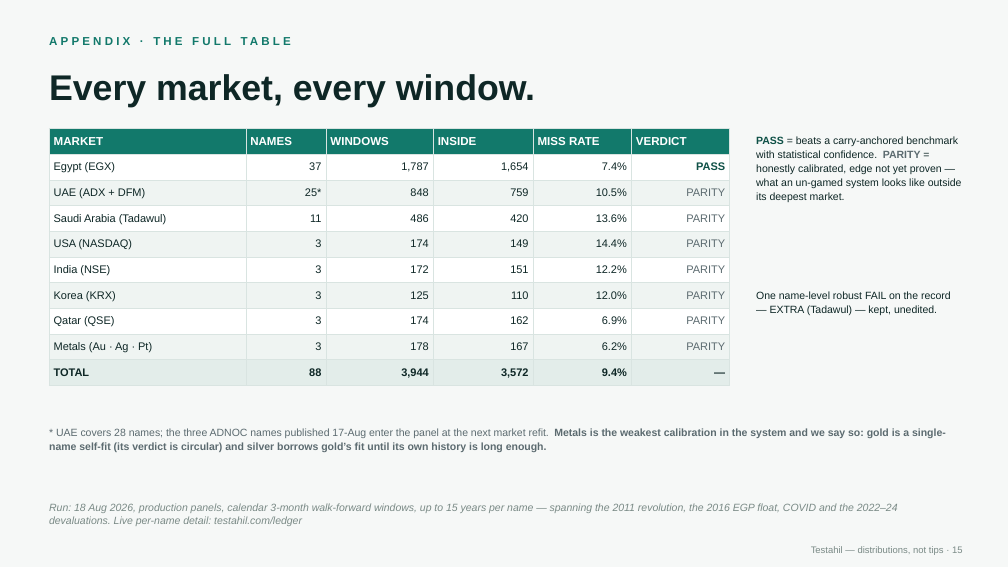
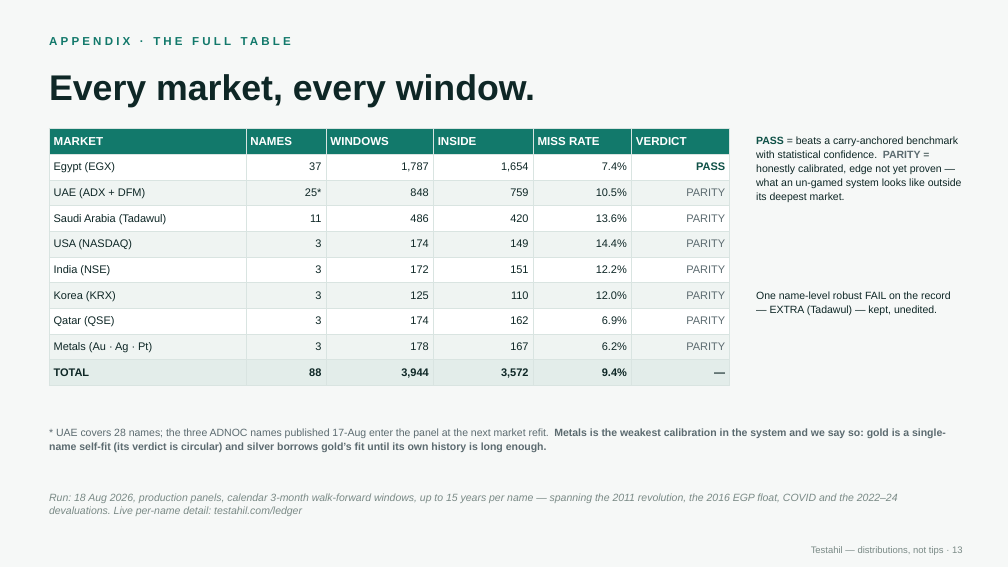
Before and after one commit to sherifomarsaleh/testahil, a slide deck: slide 13 of docs/partnership/Testahil_partnership_18_August_2026.pptx (slide 15 before the commit). Drawn at 1008x567 pixels with LibreOffice and Linux fonts; fonts in the diff are those of the drawing. Boxes give left, top, right and bottom in pixels: in the first picture for what was removed or moved away, otherwise in the second. Text is boxed around its words. In the diff, an @@ line names an element or a change of style, - is before the commit and + after.

```diff
--- a/docs/partnership/Testahil_partnership_18_August_2026.pptx
+++ b/docs/partnership/Testahil_partnership_18_August_2026.pptx
@@ text "Run: 18 Aug 2026, production ..." at (49, 493, 898, 516): vertical alignment middle to top @@
```
Also in this commit, not shown: 13 other slides changed, 1 slide added, 4 slides removed.
